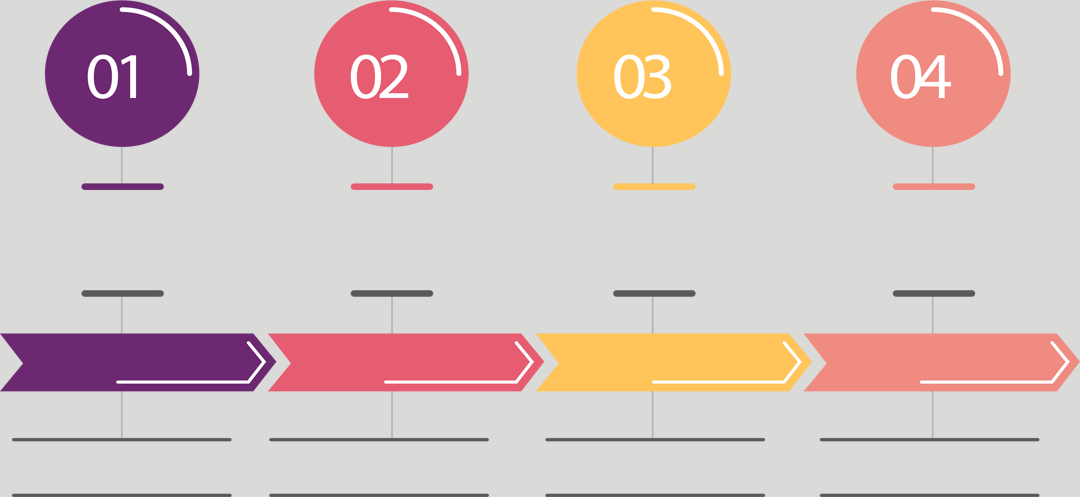
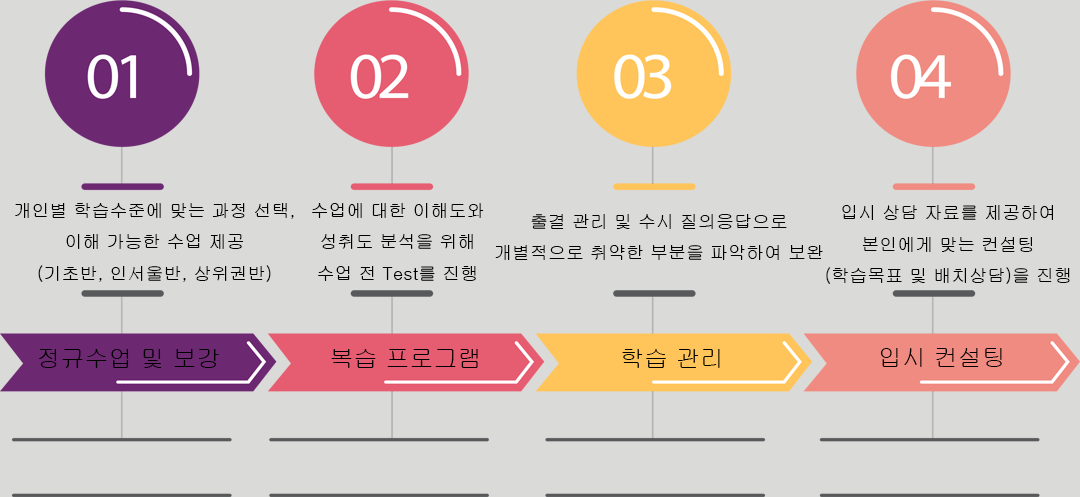
Layer changes from the first 1080x497 image to the second:
added group "그룹 2" with 4 layers above "그룹 1" over [15, 203, 1070, 284]
added layer "입시 상담 자료를 제공하여 본인에게 맞는 컨설팅 (학습목표 및 배치상담)을 진행" in group "그룹 2" over [826, 205, 1070, 284]
added layer "출결 관리 및 수시 질의응답으로 개별적으로 취약한 부분을 파악하여 보완" in group "그룹 2" over [495, 214, 823, 260]
added layer "수업에 대한 이해도와 성취도 분석을 위해 수업 전 Test를 진행" in group "그룹 2" over [312, 203, 484, 281]
added layer "개인별 학습수준에 맞는 과정 선택, 이해 가능한 수업 제공 (기초반, 인서울반, 상위권반)" in group "그룹 2" over [15, 203, 294, 282]
added group "그룹 1" with 4 layers above "레이어 1" over [39, 348, 1002, 368]
added layer "입시 컨설팅" in group "그룹 1" over [880, 348, 1002, 367]
added layer "학습 관리" in group "그룹 1" over [622, 349, 720, 368]
added layer "복습 프로그램" in group "그룹 1" over [331, 349, 478, 368]
added layer "정규수업 및 보강" in group "그룹 1" over [39, 349, 219, 368]
